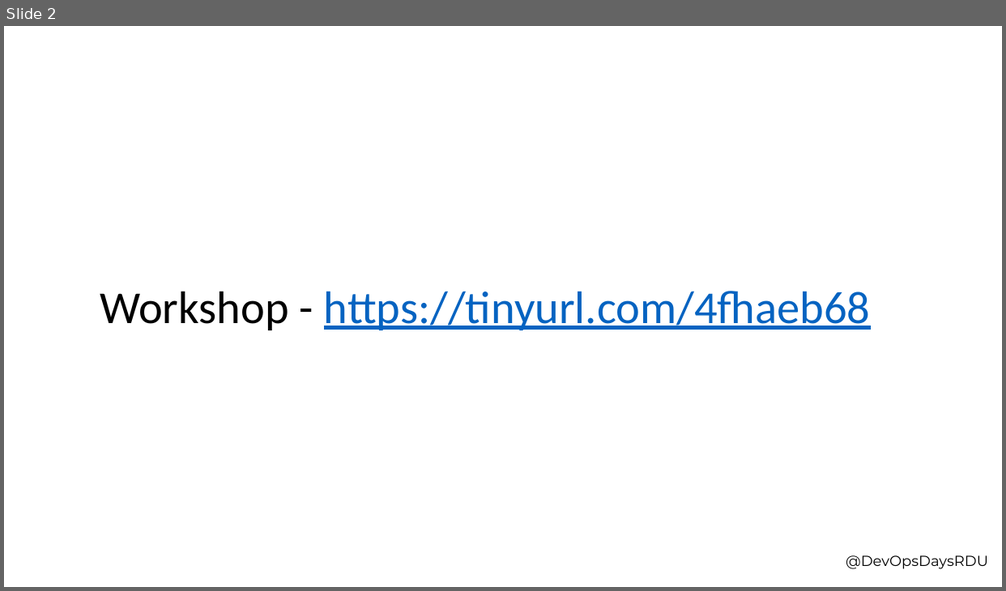
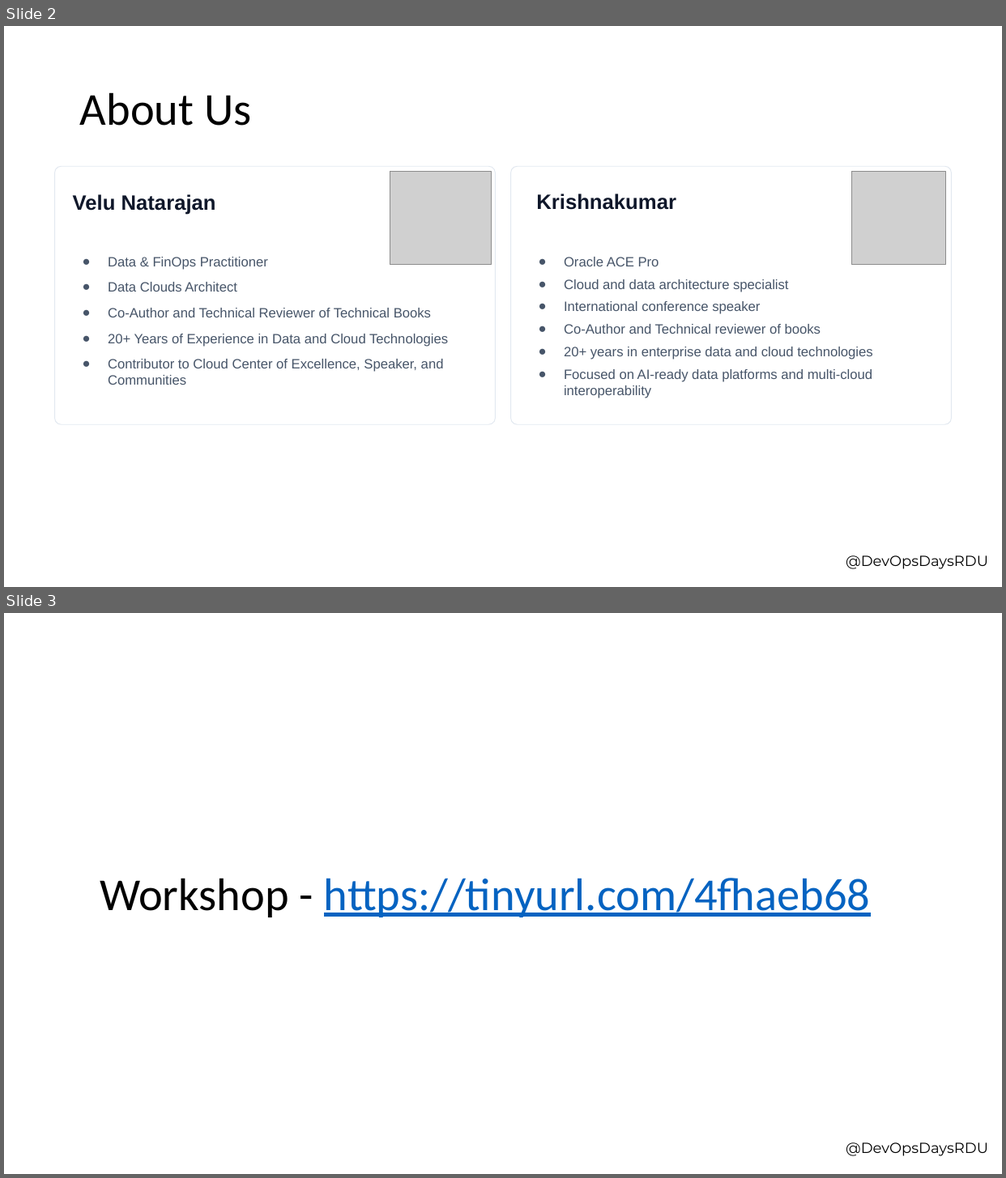
Before and after one commit to velunatsf/finops-for-snowflake-cortex-ai-training, a slide deck: presentation/Snowflake AI for FinOps—Devopsdays-05012026.pptx. Shown one above the other, each under a label of ours: slide 2 before the commit, slides 2 and 3 after it. The pictures are 1006x591 and 1006x1178 pixels, drawn with LibreOffice and Linux fonts; fonts in the diff are those of the drawing; grey boxes stand for pictures; background and template pictures are left out. Boxes give left, top, right and bottom in pixels: in the first picture for what was removed or moved away, otherwise in the second. Text is boxed around its words. In the diff, an @@ line names an element or a change of style, - is before the commit and + after.

```diff
--- a/presentation/Snowflake AI for FinOps—Devopsdays-05012026.pptx
+++ b/presentation/Snowflake AI for FinOps—Devopsdays-05012026.pptx
@@ slide 2 added at (x1=4, y1=26, x2=1002, y2=587), background #FFFFFF; not listed: 1 template element that a slide beside it also shows @@
@@ title added at (x1=80, y1=92, x2=251, y2=126), 44 pt, text #000000 @@
+About Us
@@ rounded rectangle added at (x1=55, y1=167, x2=496, y2=425), fill #FFFFFF, outline #E2E8F0 0.75 pt @@
@@ picture added at (x1=390, y1=171, x2=492, y2=264) @@
@@ rounded rectangle added at (x1=511, y1=167, x2=952, y2=425), fill #FFFFFF, outline #E2E8F0 0.75 pt @@
@@ picture added at (x1=852, y1=171, x2=946, y2=265) @@
@@ text added at (x1=73, y1=194, x2=116, y2=211), 20 pt, text #0F172A, bold @@
+Velu Natarajan
@@ text added at (x1=84, y1=195, x2=96, y2=211), 18 pt, text #FFFFFF, bold @@
+V
@@ text added at (x1=536, y1=194, x2=676, y2=210), 20 pt, text #0F172A, bold @@
+Krishnakumar
@@ text added at (x1=108, y1=257, x2=448, y2=385), 13 pt, text #475569 @@
+● Data & FinOps Practitioner
+● Data Clouds Architect
+● Co-Author and Technical Reviewer of Technical Books
+● 20+ Years of Experience in Data and Cloud Technologies
+● Contributor to Cloud Center of Excellence, Speaker, and Communities
@@ text added at (x1=564, y1=257, x2=873, y2=399), 13 pt, text #475569 @@
+● Oracle ACE Pro
+● Cloud and data architecture specialist
+● International conference speaker
+● Co-Author and Technical reviewer of books
+● 20+ years in enterprise data and cloud technologies
+● Focused on AI-ready data platforms and multi-cloud interoperability
@@ what was slide 2 is now slide 3 @@
```
Also in this commit, not shown: 1 slide changed, 1 other file.
